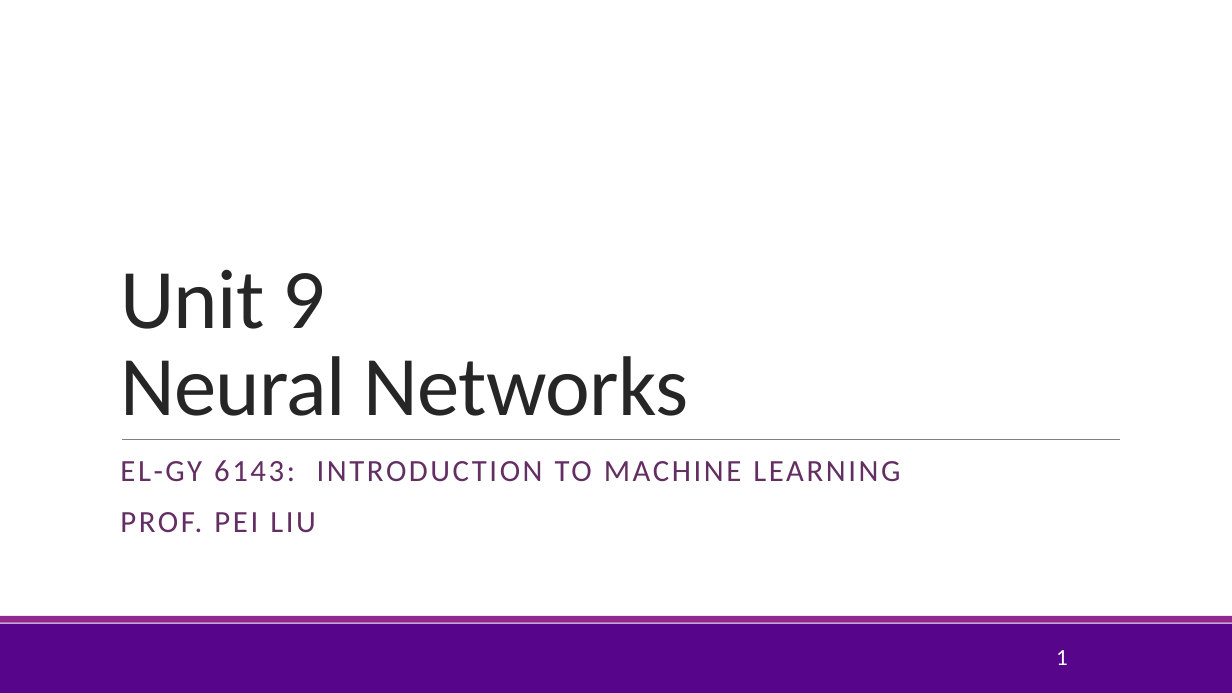
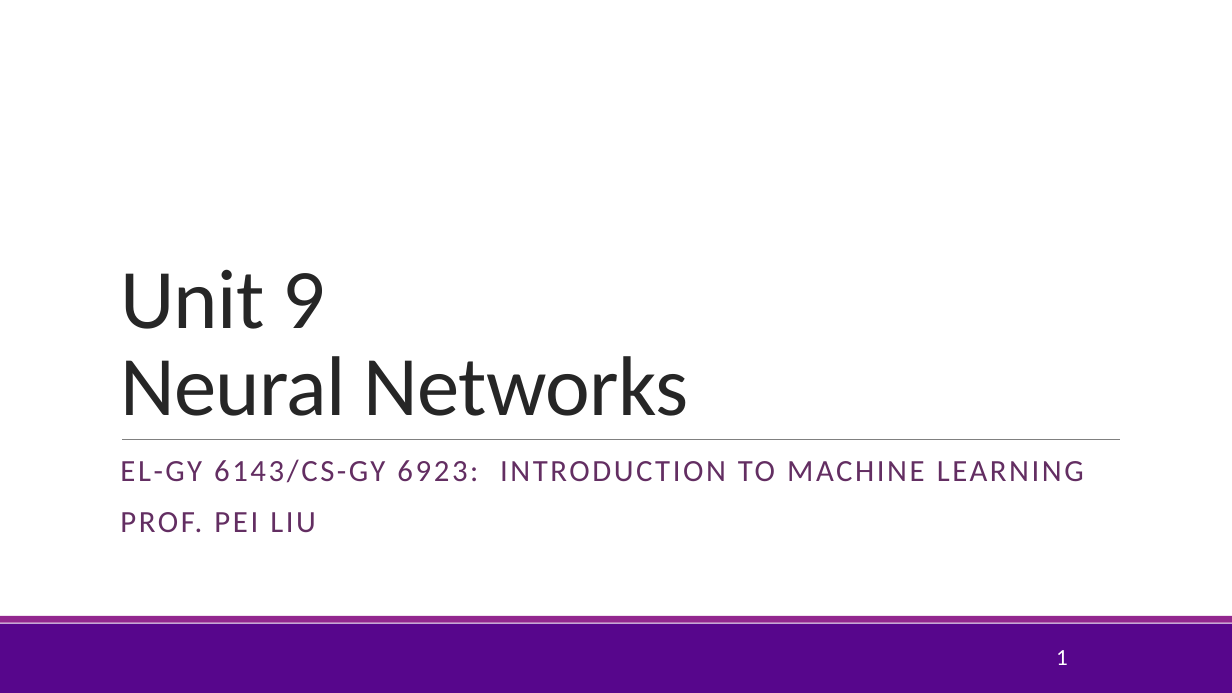
Before and after one commit to pliugithub/MachineLearning, a slide deck: slide 1 of lectures/Lect09_NeuralNet.pptx. Drawn at 1232x693 pixels with LibreOffice and Linux fonts; fonts in the diff are those of the drawing; background and template pictures are left out. Boxes give left, top, right and bottom in pixels: in the first picture for what was removed or moved away, otherwise in the second. Text is boxed around its words. In the diff, an @@ line names an element or a change of style, - is before the commit and + after.

Commit message:
updated slides for lecture 4

```diff
--- a/lectures/Lect09_NeuralNet.pptx
+++ b/lectures/Lect09_NeuralNet.pptx
@@ subtitle at [120, 459, 1084, 483]: text changed @@
-EL-GY 6143: INTRODUCTION TO MACHINE LEARNING
+EL-GY 6143/CS-GY 6923: INTRODUCTION TO MACHINE LEARNING
```
Also in this commit, not shown: 15 other files.
